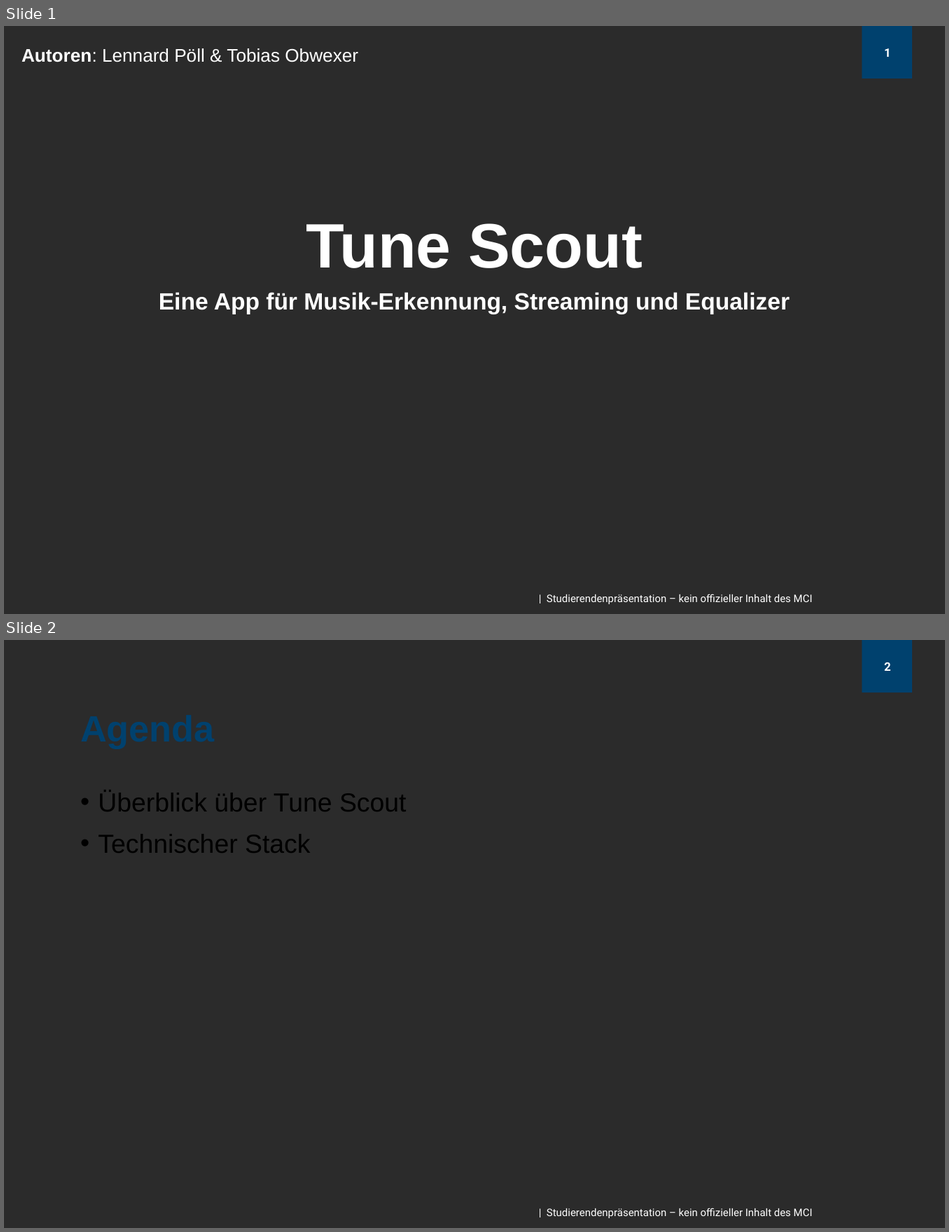
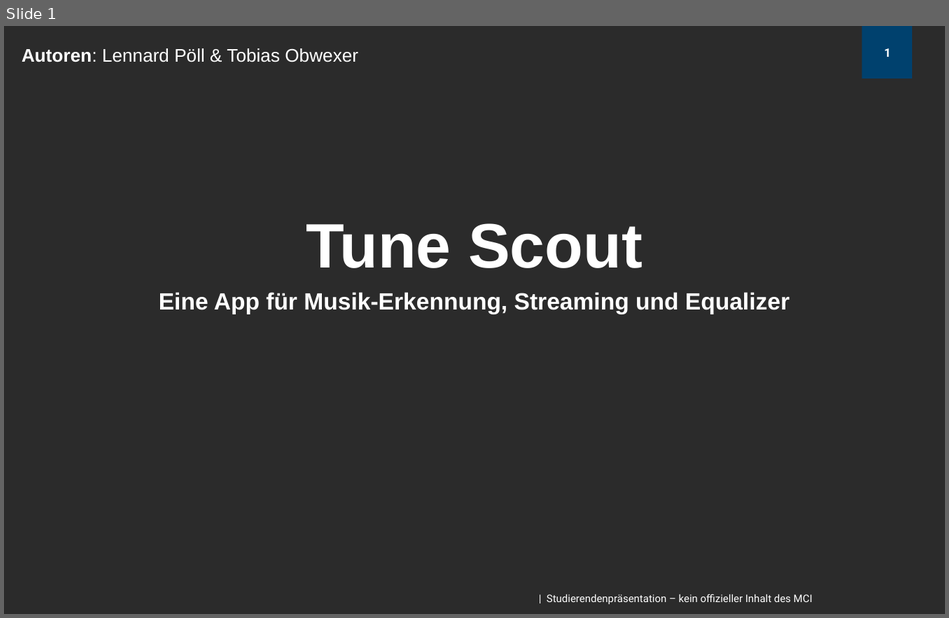
Before and after one commit to Obexor/TuneScout, a slide deck: TuneScout_Poell_Obwexer.pptx. Shown one above the other, each under a label of ours: slides 1 and 2 before the commit, slide 1 after it. The pictures are 949x1232 and 949x618 pixels, drawn with LibreOffice and Linux fonts; fonts in the diff are those of the drawing; background and template pictures are left out; a plain dark background stands for a picture behind light text. Boxes give left, top, right and bottom in pixels: in the first picture for what was removed or moved away, otherwise in the second. Text is boxed around its words. In the diff, an @@ line names an element or a change of style, - is before the commit and + after.

Commit message:
Update TuneScout_Poell_Obwexer.pptx with revised content
Revised the content in the presentation to reflect the latest updates. Ensured consistency and accuracy in the updated sections.

```diff
--- a/TuneScout_Poell_Obwexer.pptx
+++ b/TuneScout_Poell_Obwexer.pptx
@@ slide 2 removed at box(4, 640, 945, 1228), background picture (left out); not listed: 3 template elements that a slide beside it also shows @@
@@ title removed at box(70, 690, 848, 770) @@
-Agenda
@@ text removed at box(98, 791, 406, 853) @@
-• Überblick über Tune Scout
-• Technischer Stack
```
Also in this commit, not shown: 6 slides changed.
